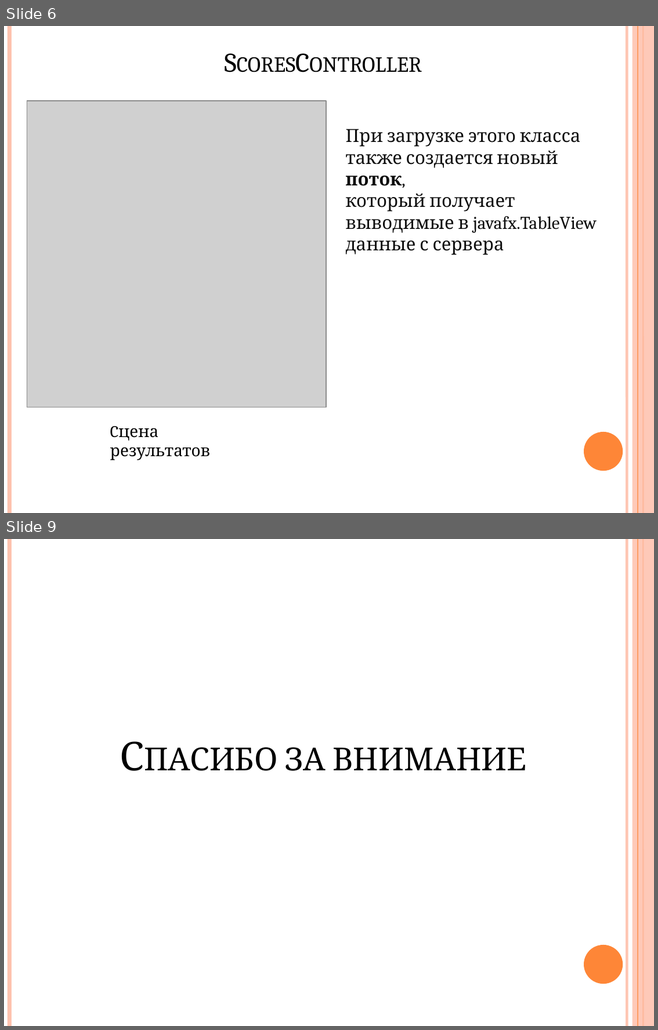
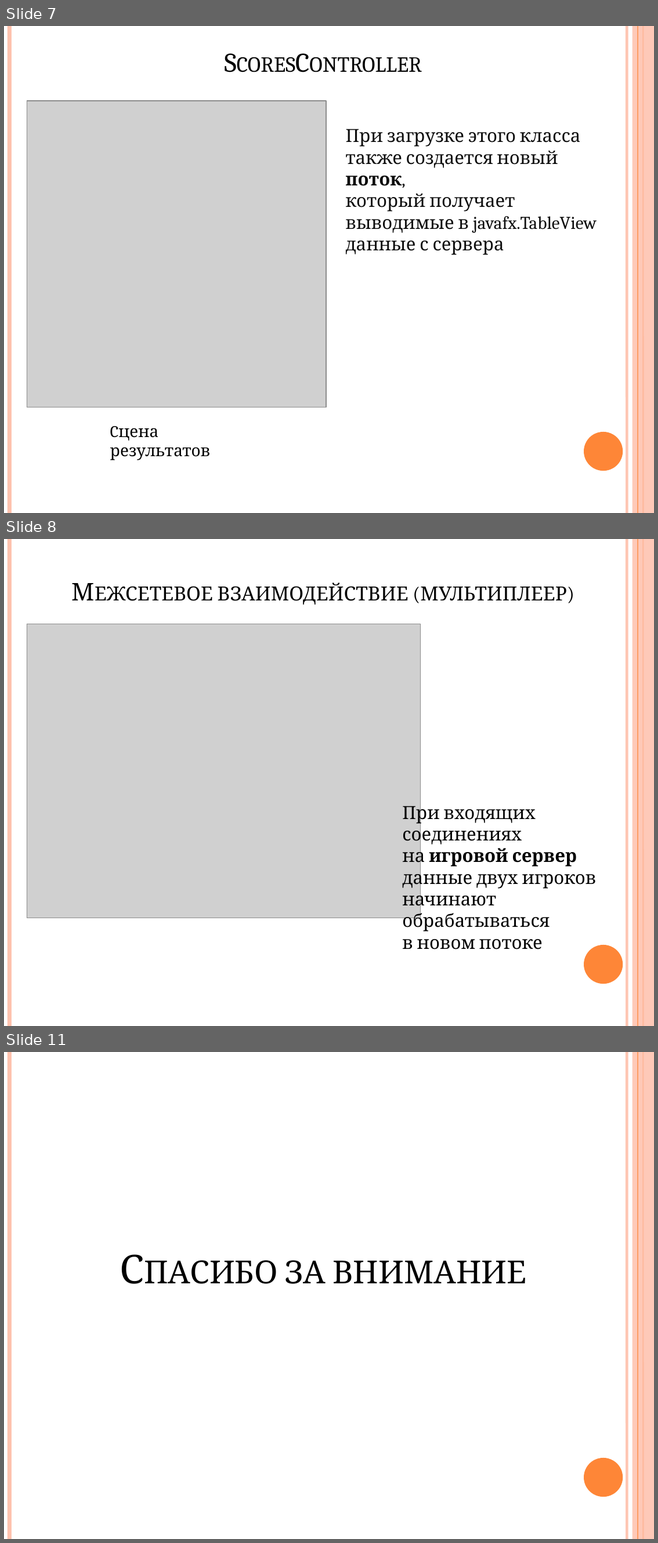
Before and after one commit to kopch02/Pacman_JavaFX, a slide deck: Pacman_JavaFX presentation.pptx. Shown one above the other, each under a label of ours: slides 6 and 9 before the commit, slides 7, 8 and 11 after it; the slides between them are not shown. The pictures are 658x1030 and 658x1543 pixels, drawn with LibreOffice and Linux fonts; fonts in the diff are those of the drawing; grey boxes stand for pictures. Boxes give left, top, right and bottom in pixels: in the first picture for what was removed or moved away, otherwise in the second. Text is boxed around its words. In the diff, an @@ line names an element or a change of style, - is before the commit and + after.

```diff
--- a/Pacman_JavaFX presentation.pptx
+++ b/Pacman_JavaFX presentation.pptx
@@ slide 8 added at (4, 539, 654, 1026), background #FFFFFF; not listed: 6 template elements that a slide beside it also shows @@
@@ title added at (217, 583, 567, 605), 27 pt, text #000000, small capitals @@
+Межсетевое взаимодействие (мультиплеер)
@@ picture added at (27, 624, 420, 918) @@
@@ text added at (402, 802, 596, 950), 20 pt, text #000000 @@
+При входящих соединениях
+на игровой сервер
+данные двух игроков
+начинают обрабатываться
+в новом потоке
@@ what was slide 6 is now slide 7 @@
@@ what was slide 9 is now slide 11 @@
```
Also in this commit, not shown: 5 slides changed, 1 other slide added, 10 other files.
